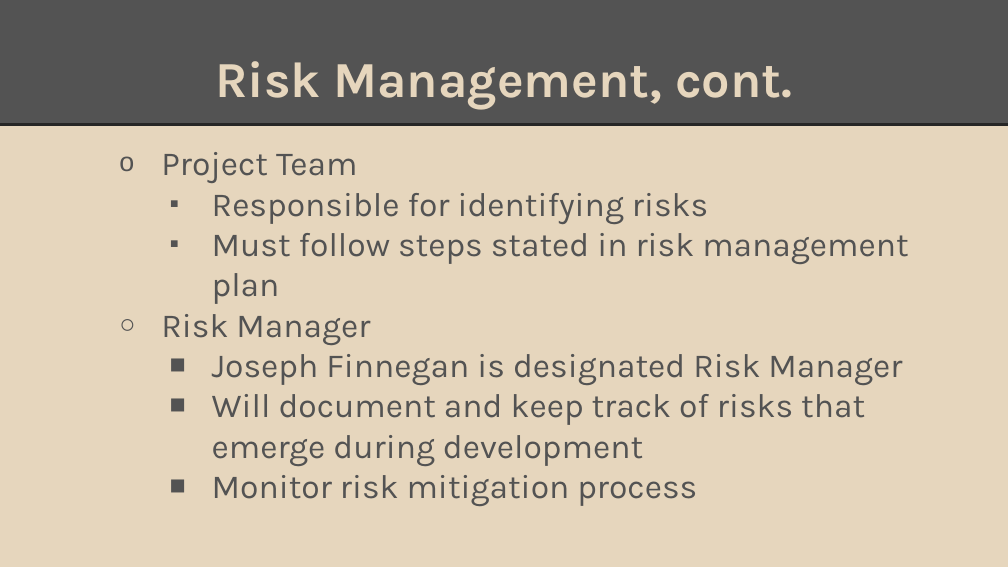
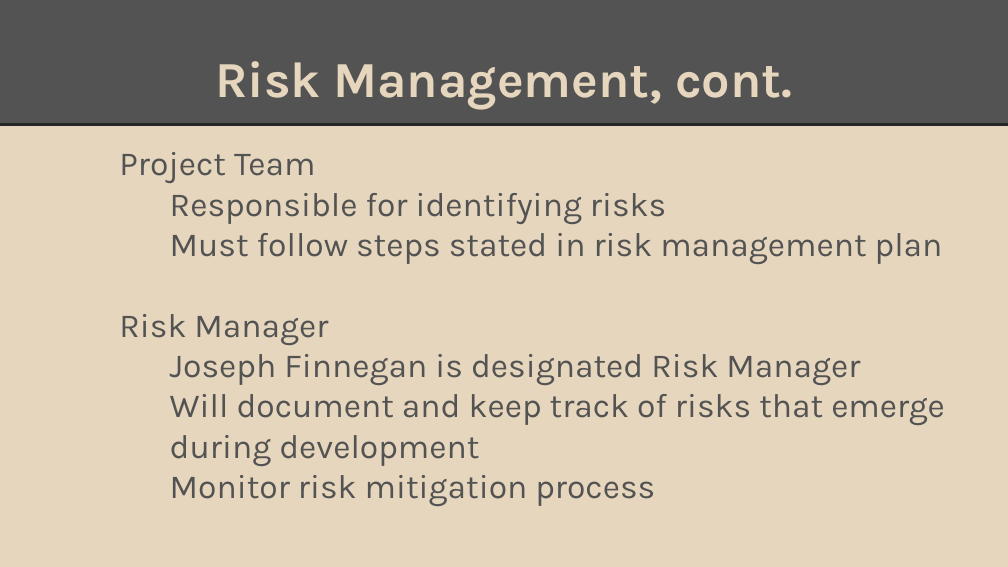
Before and after one commit to Sinmara/Senior-Design, a slide deck: slide 26 of Presentations/Project Charter Presentation.pptx. Drawn at 1008x567 pixels with LibreOffice and Linux fonts; fonts in the diff are those of the drawing. Boxes give left, top, right and bottom in pixels: in the first picture for what was removed or moved away, otherwise in the second. Text is boxed around its words. In the diff, an @@ line names an element or a change of style, - is before the commit and + after.

```diff
--- a/Presentations/Project Charter Presentation.pptx
+++ b/Presentations/Project Charter Presentation.pptx
@@ text "Project Team" at box(119, 152, 945, 506): bullet o to none; bullet ▪ to none; bullet ○ to none; bullet ■ to none @@
```
Also in this commit, not shown: 9 other slides changed, 5 slides added, 6 slides removed.
